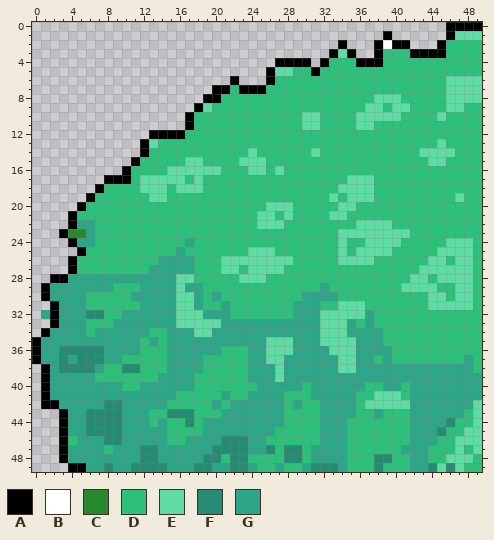
A pixel-art sprite gets an edit: images/Trees/tree1.png. Above: the version before the commit.
The file is 50x50 pixels.
Palette (. is transparent): A #000000  B #ffffff  C #28882e  D #2cc07a  E #5fdca4  F #258b72  G #2da688
Pixels before, first column x 0:
 0 ..............................................AAAA
 1 .......................................A......AEEE
 2 ..................................A...ABAA...ADDDD
 3 .................................AEA..ADDDAAAADDDD
 4 ...........................AAAA.ADDDAAADDDDDDDDDDD
 5 ..........................AEEDDADDDDDDDDDDDDDDDDDD
 6 ......................A...ADDDDDDDDDDDDDDDDDDDEEEE
 7 ....................AADAAADDDDDDDDDDDDDDDDDDDDEEEE
 8 ...................AADDDDDDDDDDDDDDDDDEEEDDDDDEEEE
 9 ..................AEDDDDDDDDDDDDDDDDDEEDEEDDDDEEDD
10 .................ADDDDDDDDDDDDEEDDDDEEEEEDDDDEDDDD
11 .................ADDDDDDDDDDDDEEDDDDEEDDDDDDDDDDDD
12 .............AAAADDDDDDDDDDDDDDDDDDDDDDDDDDDDDDDDD
13 ............AEDDDDDDDDDDDDDDDDDDDDDDDDDDDDDDDEDDDD
14 ............ADDDDDDDDDDDEDDDDDDEDDDDDDDDDDDEEEEDDD
15 ...........ADDDDDEEDDDDEEEDDDDDDDDDDDDDDDDDDEEDDDD
16 ..........ADDDDEEEEEEDDDEEDEDDDDDDDDDDDDDDDDDDDDDD
17 ........AAADEEEEEDEDDDDDDDDDDDDDDDDEEEDDDDDDDDDDDD
18 .......ADDDDEEEDEEEDDDDDDDDDDDDDDDEEEEDDDDDDDDDDDD
19 ......ADDDDDDEEDDDDDDDDDDDDDDDDDDEDEEEDDDDDDDDDEDD
20 .....ADDDDDDDDDDDDDDDDDDDDEEEDDDDDEEDDDDDDDDDDDDDD
21 ....ADDDDDDDDDDDDDDDDDDDDEEDEDDDDEEDDDDDDDDDDDDDDD
22 ....AGGDDDDDDDDDDDDDDDDDDEEEDDDDDDDDEEEEDDDDDDDDDD
23 ...ACCGDDDDDDDDDDDDDDDDDDDDDDDDDDDEEEEEEEEDDDDDDDD
24 ....AGGDDDDDDDDDDGDDDDDDDDDDDDDDDDEDDEEEEDDDDDEEED
25 .....ADDDDDDDDDDGDDDDDDDEEEDDDDDDDEDEEEEDDDDDEEEED
26 ....ADDDDDDDDDGGGGDDDEEEEEEEEDDDDDEEEEDDDDDDEEDEED
27 ....ADDDDDDDDGGGGGDDDEEDEEEEDDDDDDDDDDDDDDDEEEEEED
28 ..AAGGGGGGGGGGGGEEDDDDDEEEDDDDDDDDDDDDDDDDEEDEEEED
29 .AGGGGGGGDDDGGGGEGGDDDDDDDDDDDDDGDDDDDDDDEEEEDDEED
30 .AGGGGDDDDDGGGGGEEGDGDDDDDDDDDGGGGDDDDDDDDDDEEDEED
31 ..AGGGDDDDDDGGGGEEGDDGDDDDDDDGGGDDEEEDDDDDDDEEEEED
32 .GAGGGFFDDGGGGGGEEEGGGDDDDDDDGGGEEEEEGDDDDDDDDDDDD
33 ..AGGGDDDGGGGGGGEEEEEGGGGGGGGGGGEEEGDGDDDDDDDDDDDD
34 .AGGGGDGGGGGGDDGGGEEGGGGGGGGGGGGEEEGGGGDDDDDDDDDDD
35 AGGGGGGGGGGGDGDGGGGGGGGGGGEEEGGGEEEEGGGDDDDDDDDDDD
36 AGGFFFFFGGGGDDDGGGGGGDDDGGEEEGGGGEEEGGGGDDDDDDDDDD
37 AGGFGFFFGGDDDDDGGGGDDDDDGGEEGGGGGGEEGGDGDDDDDDDDGD
38 .AGFFFFGDDFFDDDGGGGDDDDDGGGEGGGGGGEEGGGGGGGGGGGGGD
39 .AGGGGGDDDDDDDGGGGDDDDDDGGGEGGGGGGGGGGGGGGGGGGGGGG
40 .AGGGGGGGGDDGGGGGGDDDDDDDGGGGGDGGGGGGDDGGDGGGGGGGG
41 .AGGGGGGGGGGGGGGDDDDDGDDGGGGDDDGGGGGDDEEEDGGGGGGGG
42 .AAGGGGGFFGGGGGDDDDDGDGGGGGGDGDDGGGGDEEEEEGGGGGGGE
43 ...AGGFFFFGGGDDFFFDDDGGGGGGGDDDDGGGGDDGDDDGGGGGGDE
44 ...AGGFFFFGGGDGDDFDGGGGGGGGGDDDDGGGDDDDDDDGGGGFDDE
45 ...AGGFFFFGGGGGDDDDGGGGGGGGDDDDDGGGDDDDDDDGGGFDDEE
46 ...ADGGGFFGGGGGDDGGGGFFFGGDDDDDDGGGDDDDDDDGGGDDEEE
47 ...AGGGGDGGGFFGGGGGGFFFFGGFDFFDGGGGDDDDDDGGGDDDEDE
48 ...AGGGGGGGGFFGGGGGFFDFFDDDDFFDGGGGDDDFFDDGGDDEEED
49 ....AAGGFGGFFFFGGGFFGGFFGDDGDDGFFFGDDDFDDDGGFEFEDD
After:
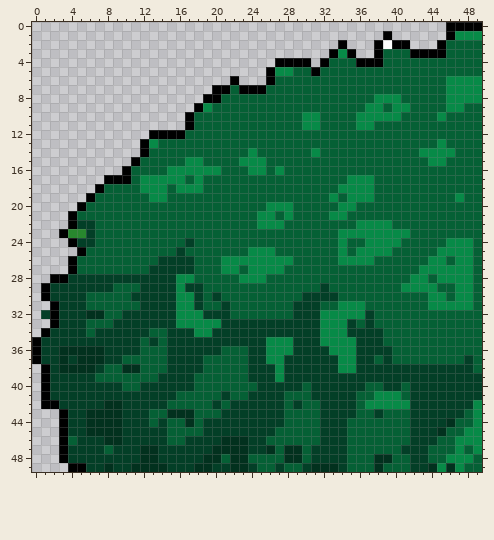
Message: Changed color of tree to match the rest.
Changes in this commit:
{"colour":"D","old":"#2cc07a","new":"#056035"}
{"colour":"E","old":"#5fdca4","new":"#078a47"}
{"colour":"F","old":"#258b72","new":"#02311e"}
{"colour":"G","old":"#2da688","new":"#033f27"}
{"label":"changed","picture_box":[41,31,482,472]}
